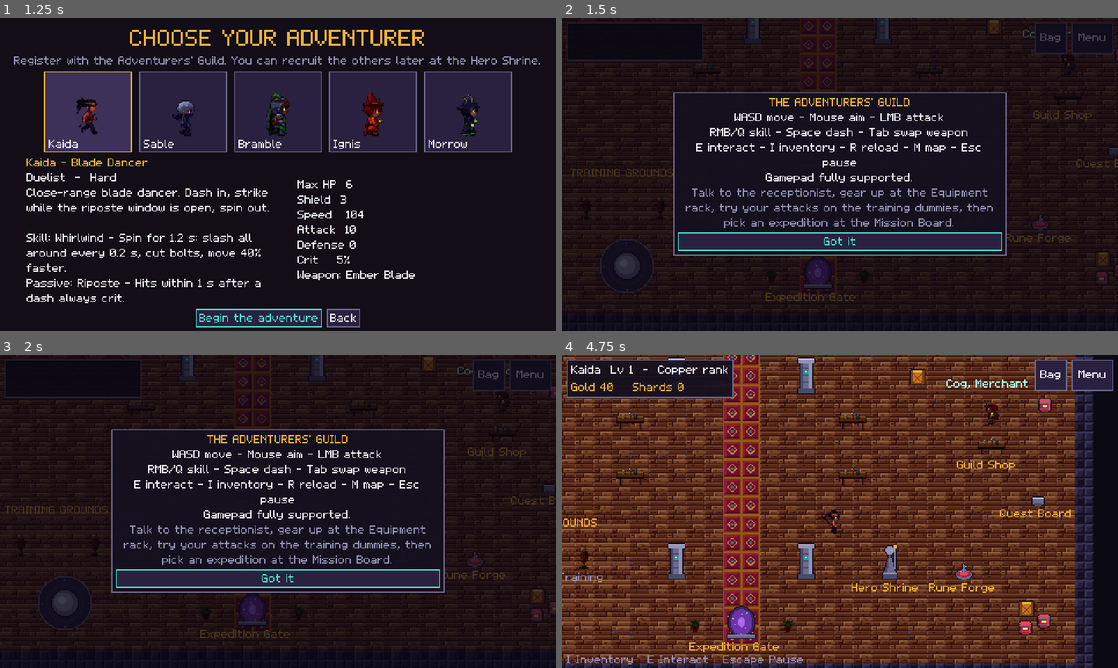
Above: before the commit, frames 1-4 (two rows, left to right).
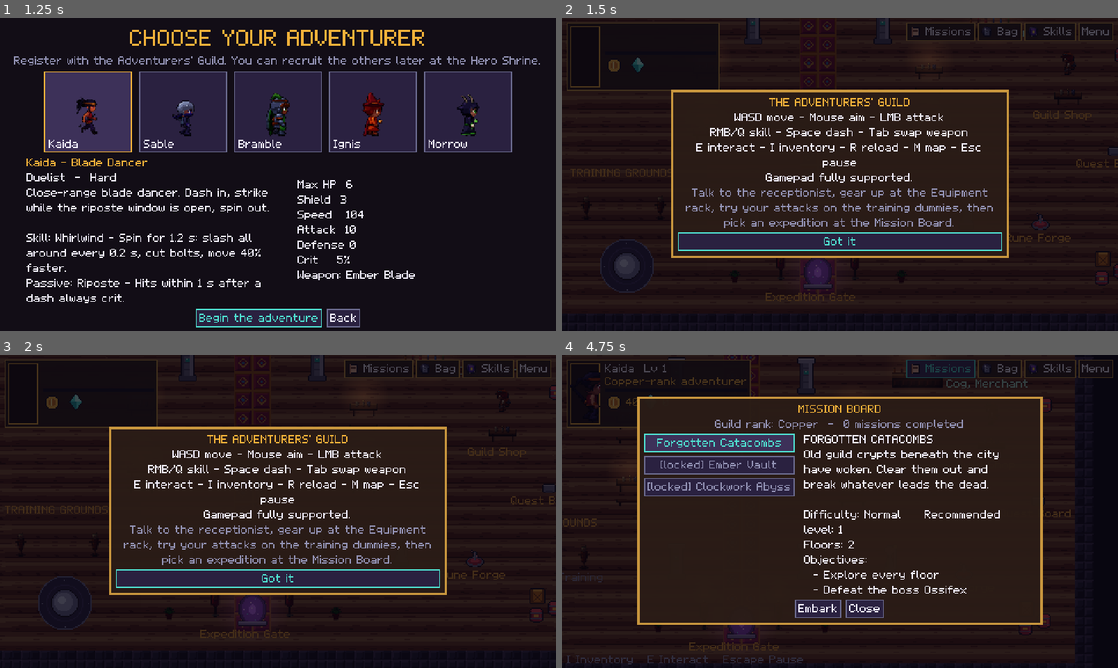
Above: after the commit, the same moments.

Repository: hieudtse160939/hexvault
Game: Godot game, scene res://scenes/main.tscn
Same seed, same stepped clock (60 frames per second), same inputs: the game is played once before the commit and once after it.
Inputs (mouse positions are in pixels of both pictures, inside the frame that each line leads up to):
- Up to frame 1 (1.25 s): click "New Game" at 0.5 s
- Up to frame 2 (1.5 s): click "Begin the adventure" at 1.25 s
- Up to frame 3 (2 s): no input
- Up to frame 4 (4.75 s): click "Got it" at 2 s; click "Menu" at 2.75 s; tap Enter (ui_accept) at 3.5, 3.77 s; move the mouse to (962, 495) at 3.52 s; press the mouse at (962, 495) at 3.53 s; hold D (move_right) 3.53-4.25 s; release the mouse at (962, 495) at 4.25 s; click (940, 367) at 4.25 s, where only the run after the commit has a clickable "Missions"

Frame 1 is identical in both runs. In frame 2, 3.8% of the frame differs, in the area x 0-100%, y 0-94%; in frame 3, 3.8%; in frame 4, 78%, in the area x 0-100%, y 0-100%.

Commit message:
Guild hall visual and UI pass: floorboards, hearth, bar, benches, banners, rug, warm lights, HUD plate, wood-and-brass menus
Co-Authored-By: Claude Opus 5.5 <noreply@anthropic.com>
Claude-Session: https://claude.ai/code/session_01AYP4JEoju8Biw7rrLr8TEW

Diff:
--- a/scripts/main.gd
+++ b/scripts/main.gd
@@ -30,7 +30,7 @@
 	root.add_child(_fps_label)
 	_toast_box = VBoxContainer.new()
 	_toast_box.set_anchors_and_offsets_preset(Control.PRESET_CENTER_TOP)
-	_toast_box.offset_top = 40
+	_toast_box.offset_top = 66
 	_toast_box.alignment = BoxContainer.ALIGNMENT_BEGIN
 	_toast_box.mouse_filter = Control.MOUSE_FILTER_IGNORE
 	_toast_box.grow_horizontal = Control.GROW_DIRECTION_BOTH
--- a/scripts/ui/ui_theme.gd
+++ b/scripts/ui/ui_theme.gd
@@ -13,7 +13,19 @@
 const RED: Color = Color("#e8455a")
 const GREEN: Color = Color("#7dc94a")
 
+const WOOD: Color = Color("#2a1c16")
+const BRASS: Color = Color("#c8963e")
+
 static var _theme: Theme = null
+
+
+## Adventurers' Guild frame: dark varnished wood with a brass border.
+static func guild_box(border_w: int = 1, pad: int = 3) -> StyleBoxFlat:
+	var s: StyleBoxFlat = box(Color(WOOD, 0.95), BRASS, border_w, pad)
+	s.shadow_color = Color(0, 0, 0, 0.45)
+	s.shadow_size = 0
+	s.shadow_offset = Vector2(2, 2)
+	return s
 
 
 static func box(bg: Color, border: Color, border_w: int = 1, pad: int = 3) -> StyleBoxFlat:
--- a/scripts/world/hub.gd
+++ b/scripts/world/hub.gd
@@ -29,6 +29,10 @@
 var _exp_bar: ProgressBar
 var _hint: Label
 var _keys: Label
+var _portrait: TextureRect
+var _rank_label: Label
+var _shard_label: Label
+var _sp_label: Label
 var _arrival: bool = false
 
 
@@ -47,6 +51,9 @@
 			level.floor_tiles[Vector2i(x, y)] = true
 	_paint()
 	level.build_nav()
+	var mood: CanvasModulate = CanvasModulate.new()   # warm, slightly dim interior; lights add on top
+	mood.color = Color(0.9, 0.84, 0.8)
+	add_child(mood)
 	var sel: String = Profile.selected_hero()
 	if not Profile.is_character_unlocked(sel) or not Db.is_playable(sel):
 		sel = str(Db.guild.get("default_hero", "duelist"))
@@ -161,21 +168,70 @@
 	_station("Rune Forge", "Permanent upgrades (shards)", "prop_fountain", tile_world(29, 18), _open_forge, Vector2(12, 6))
 	var board: HubStation = _station("Quest Board", "Quests & achievements", "prop_pedestal", tile_world(33, 14), _open_quests, Vector2(12, 6))
 	board.badge = Profile.claimable_quests
-	# G. gathering hall + storage (decor with collision)
-	for p2: Vector2 in [tile_world(11, 10), tile_world(23, 10), tile_world(11, 13), tile_world(23, 13)]:
+	# G. gathering hall: big rug, tables with benches, hearth, bar, banners, storage
+	_rug(tile_world(17, 12))
+	for p2: Vector2 in [tile_world(11, 10), tile_world(23, 10), tile_world(11, 13.4), tile_world(23, 13.4)]:
 		_decor("guild_table", p2, Vector2(22, 7))
-	for x: float in [3.0, 4.0]:
-		_decor("guild_shelf", tile_world(x + 0.5, 2.4), Vector2(14, 6))
+		_decor("guild_bench", p2 + Vector2(0, 13), Vector2(22, 4))
+		_glow(p2 + Vector2(0, -12), 22.0, Color("#ffb45a"), 0.35)
+	_decor("guild_fireplace", tile_world(4, 2.7), Vector2(26, 8))
+	_glow(tile_world(4, 2.0), 64.0, Color("#ff9a3c"), 0.55)
 	_decor("guild_rack", tile_world(13.5, 2.6), Vector2(14, 6))
-	for p3: Vector2 in [tile_world(1.6, 1.8), tile_world(33.4, 1.8), tile_world(1.6, 12), tile_world(14.5, 21), tile_world(19.5, 21)]:
+	_decor("guild_bar", tile_world(26.5, 7.8), Vector2(42, 8))
+	_glow(tile_world(26.5, 6.8), 30.0, Color("#ffc870"), 0.3)
+	for bx: float in [15.0, 19.0]:
+		_decor("guild_banner", tile_world(bx, 20.8), Vector2(8, 4))
+		_glow(tile_world(bx, 19.2), 12.0, Color("#ffd27a"), 0.4)
+	_glow(tile_world(17, 20.6), 34.0, Color("#b46cff"), 0.35)   # expedition gate
+	for p3: Vector2 in [tile_world(1.6, 1.8), tile_world(33.4, 1.8), tile_world(1.6, 12), tile_world(12.5, 21), tile_world(21.5, 21)]:
 		_decor("guild_plant", p3, Vector2(8, 4))
 	for p4: Vector2 in [tile_world(33.3, 20.6), tile_world(32.3, 21.0), tile_world(33.4, 9.0), tile_world(1.6, 6.0)]:
 		_decor("prop_barrel", p4, Vector2(10, 6))
-	for p5: Vector2 in [tile_world(32.4, 20.0), tile_world(26.5, 7.5), tile_world(1.6, 7.0)]:
+	for p5: Vector2 in [tile_world(32.4, 20.0), tile_world(1.6, 7.0)]:
 		_decor("prop_crate", p5, Vector2(12, 8))
-	# timber pillars framing the central hall
 	for p6: Vector2 in [tile_world(13.5, 7.5), tile_world(20.5, 7.5), tile_world(13.5, 17.5), tile_world(20.5, 17.5)]:
 		_decor("prop_pillar", p6, Vector2(10, 6))
+	# wall lanterns on the north wall get a warm pool of light
+	for x: int in range(1, W + 1):
+		if x % 6 == 3:
+			_glow(tile_world(x + 0.5, 0.9), 26.0, Color("#ffc870"), 0.4)
+
+
+## Floor decal drawn above the tiles, below every actor.
+func _rug(pos: Vector2) -> void:
+	var s: Sprite2D = Sprite2D.new()
+	SpriteLib.apply(s, "guild_rug")
+	s.position = pos
+	level.add_child(s)
+	level.move_child(s, level.floor_layer.get_index() + 1)
+
+
+var _glow_tex: GradientTexture2D = null
+
+
+## Warm light pool: additive radial glow (soft light is allowed for FX by the style guide).
+func _glow(pos: Vector2, radius: float, col: Color, strength: float) -> void:
+	if _glow_tex == null:
+		var g: Gradient = Gradient.new()
+		g.set_color(0, Color(1, 1, 1, 1))
+		g.set_color(1, Color(1, 1, 1, 0))
+		_glow_tex = GradientTexture2D.new()
+		_glow_tex.gradient = g
+		_glow_tex.fill = GradientTexture2D.FILL_RADIAL
+		_glow_tex.fill_from = Vector2(0.5, 0.5)
+		_glow_tex.fill_to = Vector2(1.0, 0.5)
+		_glow_tex.width = 64
+		_glow_tex.height = 64
+	var sp: Sprite2D = Sprite2D.new()
+	sp.texture = _glow_tex
+	sp.position = pos
+	sp.scale = Vector2.ONE * radius * 2.0 / 64.0
+	sp.modulate = Color(col, strength)
+	var mat: CanvasItemMaterial = CanvasItemMaterial.new()
+	mat.blend_mode = CanvasItemMaterial.BLEND_MODE_ADD
+	sp.material = mat
+	sp.z_index = 15
+	level.add_child(sp)
 
 
 func _spawn_player(id: String) -> void:
@@ -207,23 +263,53 @@
 	ui_root.theme = UiTheme.get_theme()
 	layer.add_child(ui_root)
 	SafeArea.apply(ui_root)
-	var panel: PanelContainer = PanelContainer.new()
-	panel.position = Vector2(4, 4)
-	panel.mouse_filter = Control.MOUSE_FILTER_IGNORE
-	ui_root.add_child(panel)
+	# --- adventurer plate (top left): portrait, name + level, rank, experience, purse
+	var plate: PanelContainer = PanelContainer.new()
+	plate.position = Vector2(4, 4)
+	plate.mouse_filter = Control.MOUSE_FILTER_IGNORE
+	plate.add_theme_stylebox_override("panel", UiTheme.guild_box())
+	ui_root.add_child(plate)
+	var row: HBoxContainer = HBoxContainer.new()
+	row.add_theme_constant_override("separation", 4)
+	plate.add_child(row)
+	var frame: PanelContainer = PanelContainer.new()
+	frame.add_theme_stylebox_override("panel", UiTheme.box(Color("#1a120e"), UiTheme.GOLD, 1, 0))
+	row.add_child(frame)
+	var clip: Control = Control.new()   # plain Control: no layout, fixed 26 x 26 window
+	clip.custom_minimum_size = Vector2(26, 26)
+	clip.clip_contents = true
+	clip.mouse_filter = Control.MOUSE_FILTER_IGNORE
+	frame.add_child(clip)
+	_portrait = TextureRect.new()
+	clip.add_child(_portrait)
 	var col: VBoxContainer = VBoxContainer.new()
 	col.add_theme_constant_override("separation", 1)
-	panel.add_child(col)
+	row.add_child(col)
 	_hero_label = UiTheme.label("", UiTheme.TEXT, true)
 	col.add_child(_hero_label)
+	_rank_label = UiTheme.label("", UiTheme.GOLD, true)
+	col.add_child(_rank_label)
 	_exp_bar = ProgressBar.new()
-	_exp_bar.custom_minimum_size = Vector2(110, 3)
+	_exp_bar.custom_minimum_size = Vector2(96, 3)
 	_exp_bar.show_percentage = false
 	_exp_bar.add_theme_stylebox_override("fill", UiTheme.box(UiTheme.GOLD, UiTheme.GOLD, 0, 0))
 	_exp_bar.add_theme_stylebox_override("background", UiTheme.box(UiTheme.INK, UiTheme.INK, 0, 0))
 	col.add_child(_exp_bar)
+	var purse: HBoxContainer = HBoxContainer.new()
+	purse.add_theme_constant_override("separation", 2)
+	col.add_child(purse)
+	var coin: TextureRect = TextureRect.new()
+	coin.texture = SpriteLib.texture("icon_coin")
+	purse.add_child(coin)
 	_gold_label = UiTheme.label("", UiTheme.GOLD, true)
-	col.add_child(_gold_label)
+	purse.add_child(_gold_label)
+	var shard: TextureRect = TextureRect.new()
+	shard.texture = SpriteLib.texture("icon_shard")
+	purse.add_child(shard)
+	_shard_label = UiTheme.label("", UiTheme.ACCENT, true)
+	purse.add_child(_shard_label)
+	_sp_label = UiTheme.label("", Color("#b4fff0"), true)
+	col.add_child(_sp_label)
 	_hint = UiTheme.label("", UiTheme.TEXT, true)
 	_hint.set_anchors_and_offsets_preset(Control.PRESET_CENTER_BOTTOM)
 	_hint.grow_horizontal = Control.GROW_DIRECTION_BOTH
@@ -242,20 +328,27 @@
 	touch.player = player
 	touch.pause_pressed.connect(_open_menu)
 	ui_root.add_child(touch)
-	var menu_btn: Button = UiTheme.button("Menu", _open_menu)
-	menu_btn.set_anchors_and_offsets_preset(Control.PRESET_TOP_RIGHT)
-	menu_btn.offset_left = -40
-	menu_btn.offset_top = 4
-	menu_btn.offset_right = -4
-	menu_btn.focus_mode = Control.FOCUS_NONE
-	ui_root.add_child(menu_btn)
-	var bag_btn: Button = UiTheme.button("Bag", _open_equipment)
-	bag_btn.set_anchors_and_offsets_preset(Control.PRESET_TOP_RIGHT)
-	bag_btn.offset_left = -72
-	bag_btn.offset_top = 4
-	bag_btn.offset_right = -44
-	bag_btn.focus_mode = Control.FOCUS_NONE
-	ui_root.add_child(bag_btn)
+	# --- quick access (top right): every service is also a station in the hall
+	var bar: HBoxContainer = HBoxContainer.new()
+	bar.set_anchors_and_offsets_preset(Control.PRESET_TOP_RIGHT)
+	bar.grow_horizontal = Control.GROW_DIRECTION_BEGIN
+	bar.offset_top = 4
+	bar.offset_right = -4
+	bar.add_theme_constant_override("separation", 2)
+	ui_root.add_child(bar)
+	for spec: Array in [["Missions", "icon_scroll", _open_missions], ["Bag", "icon_item_armor", _open_equipment],
+			["Skills", "icon_item_book", _open_skills], ["Menu", "", _open_menu]]:
+		var b: Button = UiTheme.button(str(spec[0]), spec[2])
+		b.focus_mode = Control.FOCUS_NONE
+		b.add_theme_stylebox_override("normal", UiTheme.guild_box(1))
+		if str(spec[1]) != "":
+			var ic: TextureRect = TextureRect.new()
+			SpriteLib.fit_icon(ic, str(spec[1]), 0.62)
+			b.icon = ic.texture
+			b.expand_icon = false
+			b.add_theme_constant_override("icon_max_width", 10)
+			ic.free()
+		bar.add_child(b)
 
 
 func _process(_delta: float) -> void:
@@ -263,12 +356,19 @@
 		return
 	var rec: Dictionary = Profile.character_record(player.character.id)
 	var lvl: int = int(rec["level"])
-	_hero_label.text = "%s  Lv %d  -  %s rank" % [player.character.display_name, lvl, Profile.guild_rank()]
+	_hero_label.text = "%s  Lv %d" % [player.character.display_name, lvl]
+	_rank_label.text = "%s-rank adventurer" % Profile.guild_rank()
+	if _portrait.texture == null or _portrait.get_meta("hero", "") != player.character.id:
+		_portrait.set_meta("hero", player.character.id)
+		SpriteLib.fit_icon(_portrait, player.character.sprite, 2.2)
+		# head and shoulders: the head sits about a third down the hero frame
+		_portrait.position = Vector2(13.0 - _portrait.size.x / 2.0, 15.0 - _portrait.size.y * 0.36)
 	_exp_bar.max_value = HeroProgress.xp_to_next(lvl)
 	_exp_bar.value = int(rec["exp"]) if lvl < HeroProgress.max_level() else _exp_bar.max_value
 	_keys.text = "%s Inventory   %s Interact   %s Pause" % [Controls.action_label("inventory"), Controls.action_label("interact"), Controls.action_label("pause")]
-	_gold_label.text = "Gold %d    Shards %d%s" % [Profile.gold(), Profile.shards(),
-		("    %d skill pt" % int(rec["sp"])) if int(rec["sp"]) > 0 else ""]
+	_gold_label.text = str(Profile.gold())
+	_shard_label.text = str(Profile.shards())
+	_sp_label.text = ("%d skill point%s to spend" % [int(rec["sp"]), "" if int(rec["sp"]) == 1 else "s"]) if int(rec["sp"]) > 0 else ""
 
 
 func _unhandled_input(event: InputEvent) -> void:
@@ -286,6 +386,8 @@
 	if _modal != null and is_instance_valid(_modal):
 		return
 	_modal = c
+	if c is Modal:   # guild menus wear the hall's wood-and-brass frame
+		(c as Modal).panel.add_theme_stylebox_override("panel", UiTheme.guild_box(2, 6))
 	player.input_enabled = false
 	get_tree().paused = true
 	ui_root.add_child(c)
Not shown, changed: assets/manifest.json
Binary file added: assets/sprites/props/hd/guild_banner.png
Not shown, added: assets/sprites/props/hd/guild_banner.png.import
Binary file added: assets/sprites/props/hd/guild_bar.png
Not shown, added: assets/sprites/props/hd/guild_bar.png.import
Binary file added: assets/sprites/props/hd/guild_bench.png
Not shown, added: assets/sprites/props/hd/guild_bench.png.import
Binary file added: assets/sprites/props/hd/guild_fireplace.png
Not shown, added: assets/sprites/props/hd/guild_fireplace.png.import
Binary file added: assets/sprites/props/hd/guild_rug.png
Not shown, added: assets/sprites/props/hd/guild_rug.png.import
Binary file changed: assets/tiles/dungeon_hd.png
(and 5 more such lines)
